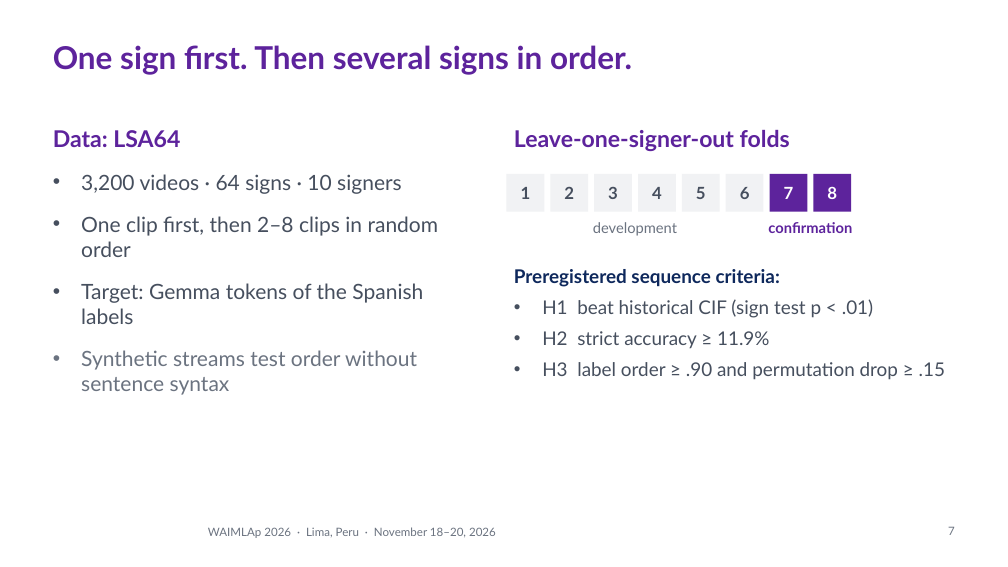
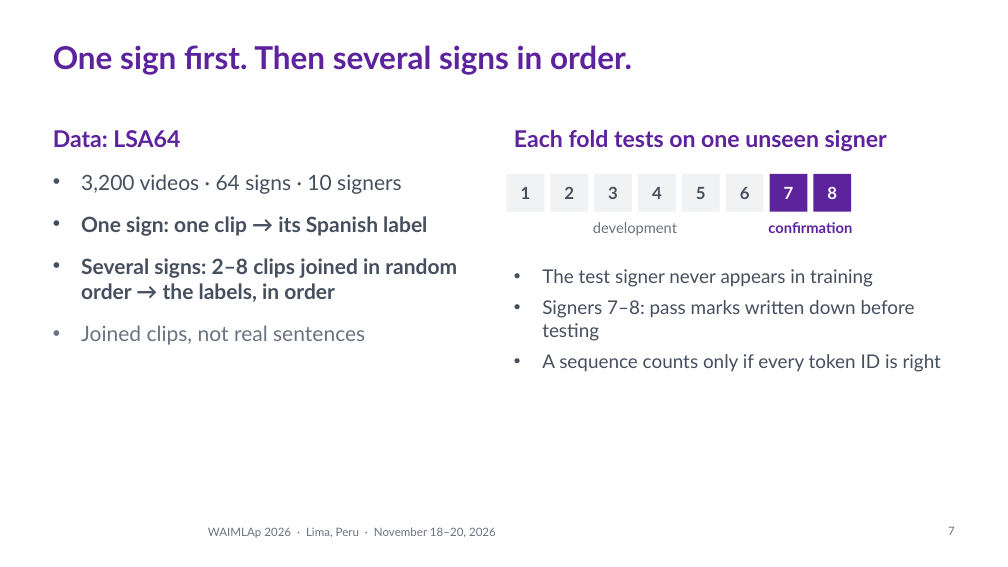
Before and after one commit to Percep3/Imitator, a slide deck: slide 7 of presentation/waimlap2026/imitator_waimlap2026.pptx. Drawn at 1008x567 pixels with LibreOffice and Linux fonts; fonts in the diff are those of the drawing; background and template pictures are left out. Boxes give left, top, right and bottom in pixels: in the first picture for what was removed or moved away, otherwise in the second. Text is boxed around its words. In the diff, an @@ line names an element or a change of style, - is before the commit and + after.

```diff
--- a/presentation/waimlap2026/imitator_waimlap2026.pptx
+++ b/presentation/waimlap2026/imitator_waimlap2026.pptx
@@ text at [514, 130, 887, 151]: text changed @@
-Leave-one-signer-out folds
+Each fold tests on one unseen signer
@@ text at [81, 216, 457, 345]: text changed; bold on @@
-• One clip first, then 2–8 clips in random order
-• Target: Gemma tokens of the Spanish labels
-• Synthetic streams test order without sentence syntax
+• One sign: one clip → its Spanish label
+• Several signs: 2–8 clips joined in random order → the labels, in order
+• Joined clips, not real sentences
@@ text at [542, 269, 941, 372]: text changed @@
-Preregistered sequence criteria:
-• H1 beat historical CIF (sign test p < .01)
-• H2 strict accuracy ≥ 11.9%
-• H3 label order ≥ .90 and permutation drop ≥ .15
+• The test signer never appears in training
+• Signers 7–8: pass marks written down before testing
+• A sequence counts only if every token ID is right
```
Also in this commit, not shown: 3 other slides changed, 1 slide added, 1 slide removed, 3 other files.
